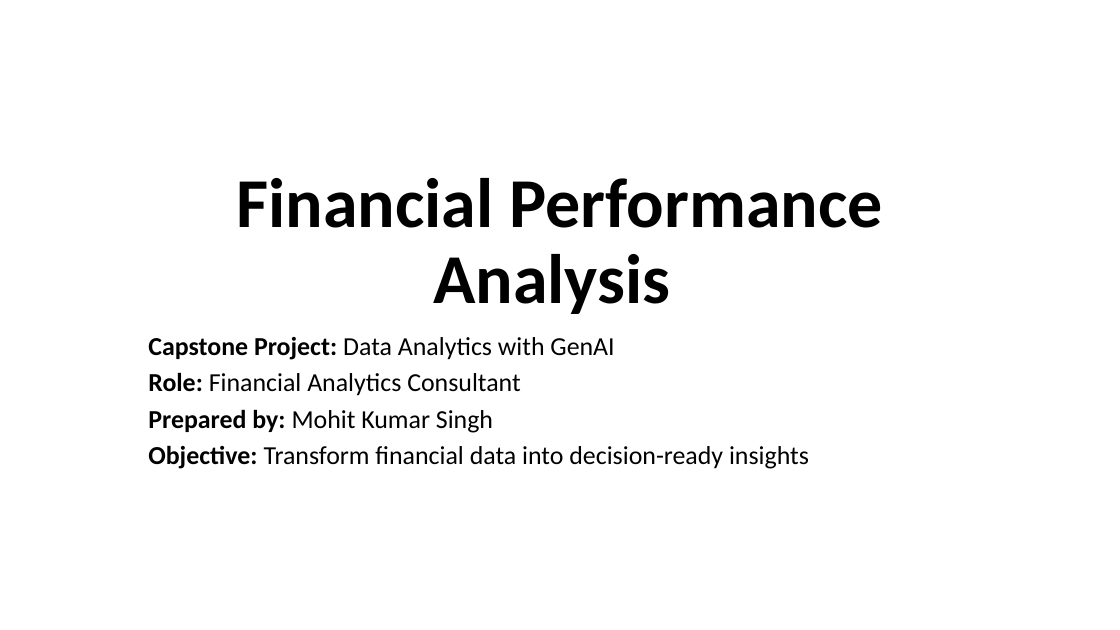
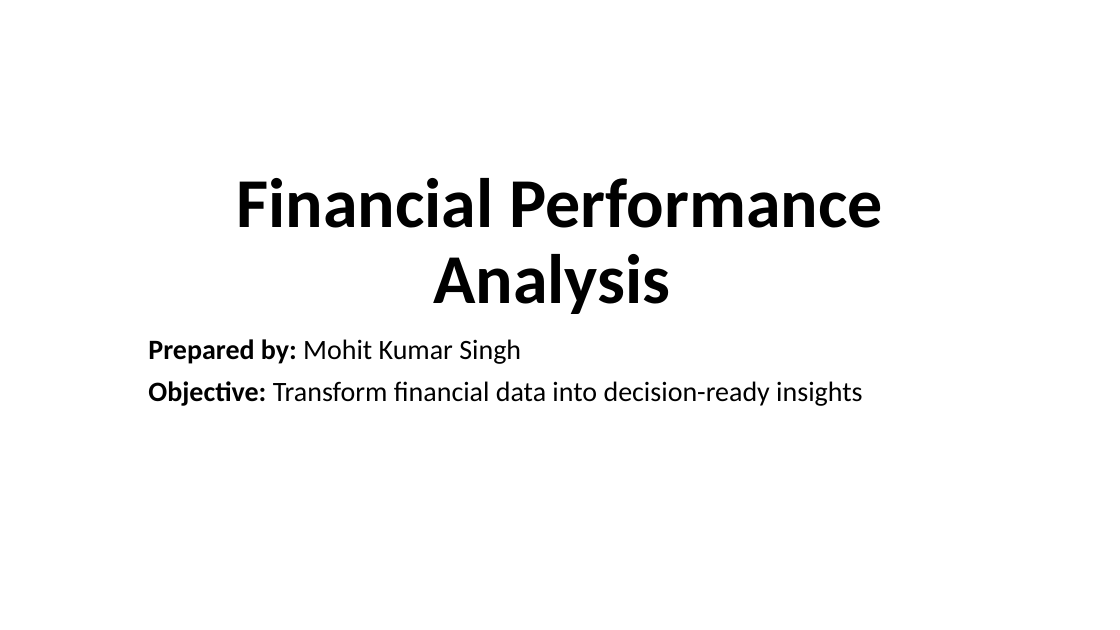
Before and after one commit to Mohit-kr-singh/financial-performance-analysis, a slide deck: slide 1 of Presentation.pptx. Drawn at 1120x630 pixels with LibreOffice and Linux fonts; fonts in the diff are those of the drawing. Boxes give left, top, right and bottom in pixels: in the first picture for what was removed or moved away, otherwise in the second. Text is boxed around its words. In the diff, an @@ line names an element or a change of style, - is before the commit and + after.

```diff
--- a/Presentation.pptx
+++ b/Presentation.pptx
@@ subtitle "Prepared by: Mohit Kumar Singh" at [148, 339, 862, 406]: size 22.2 to 24 pt; line spacing 0.8 to 0.9 @@
@@ subtitle at [148, 337, 614, 396]: paragraphs removed @@
-Capstone Project: Data Analytics with GenAI
-Role: Financial Analytics Consultant
```
